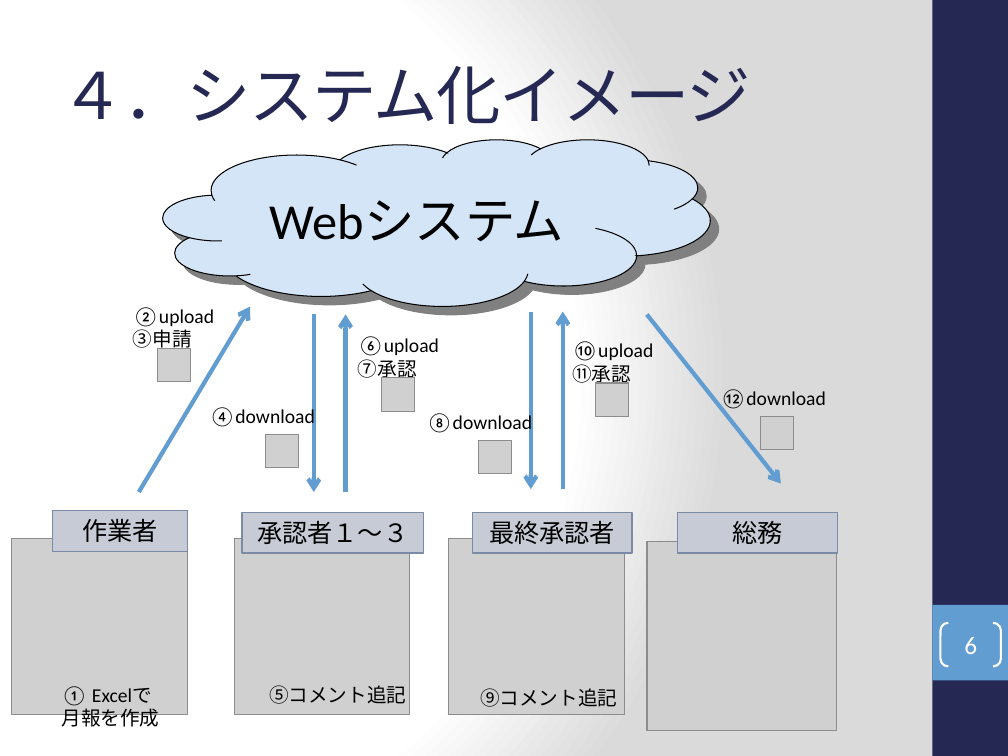
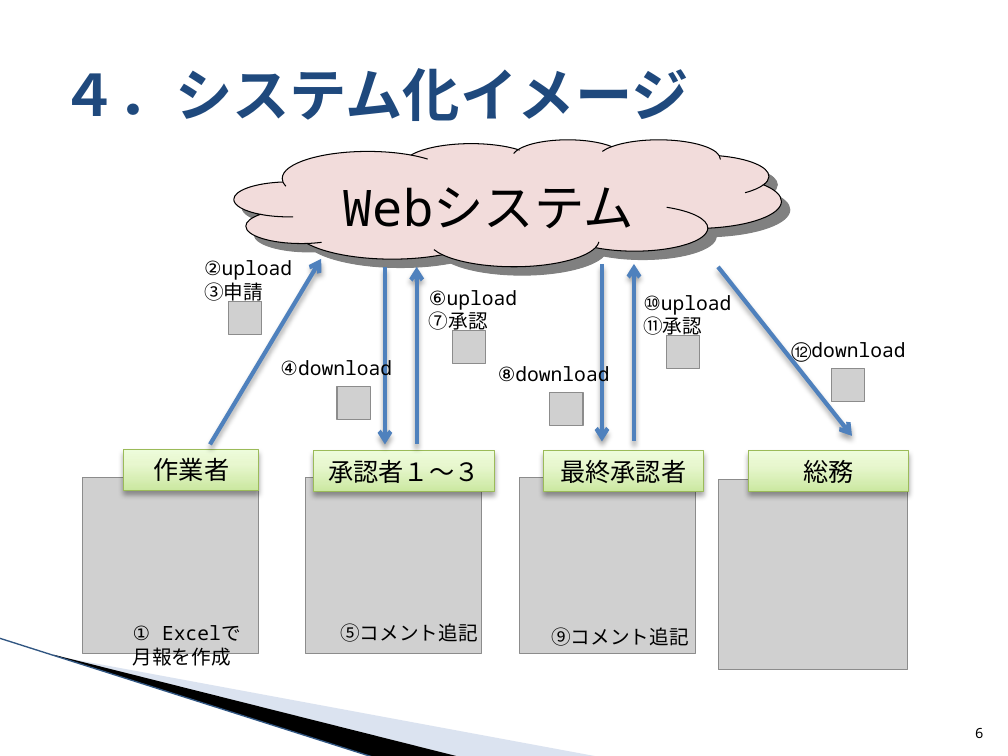
Before and after one commit to around7days/AppFreeMemo, a slide deck: slide 6 of 月報システム化提案.pptx. Drawn at 1008x756 pixels with LibreOffice and Linux fonts; fonts in the diff are those of the drawing; grey boxes stand for pictures; background and template pictures are left out. Boxes give left, top, right and bottom in pixels: in the first picture for what was removed or moved away, otherwise in the second. Text is boxed around its words. In the diff, an @@ line names an element or a change of style, - is before the commit and + after.

```diff
--- a/月報システム化提案.pptx
+++ b/月報システム化提案.pptx
@@ background gradient #FFFFFF to #DADADA to #FFFFFF @@
@@ rectangle removed at bbox=[932, 0, 1008, 756] @@
@@ title "４．システム化イメージ" at bbox=[60, 68, 688, 121]: size 46 to 41 pt, font Cambria to Noto Sans Mono, text colour #242852 to #1F497D, letter spacing -1 to 0 pt, bold on @@
@@ freeform shape "Webシステム": place and size @@
-freeform shape "Webシステム" at bbox=[162, 140, 710, 306]
+freeform shape "Webシステム" at bbox=[234, 140, 781, 267]
@@ freeform shape "Webシステム" at bbox=[234, 140, 781, 267]: font Calibri to Noto Sans Mono; vertical alignment middle to bottom; fill #D4E5F7 to #F2DCDB @@
@@ arrow (210, 445) - (322, 259): stroke #629DD1 3 pt to #4F81BD 3 pt @@
@@ arrow (385, 267) - (385, 445): stroke #629DD1 3 pt to #4F81BD 3 pt @@
@@ arrow (416, 267) - (416, 445): stroke #629DD1 3 pt to #4F81BD 3 pt @@
@@ arrow (602, 264) - (602, 442): stroke #629DD1 3 pt to #4F81BD 3 pt @@
@@ arrow (634, 264) - (634, 442): stroke #629DD1 3 pt to #4F81BD 3 pt @@
@@ 6 arrows, 4 pictures, 4 texts: place and size @@
-6 arrows, 4 pictures, 4 texts at bbox=[133, 306, 826, 492]
+6 arrows, 4 pictures, 4 texts at bbox=[204, 259, 905, 445]
@@ arrow (718, 267) - (852, 435): stroke #629DD1 3 pt to #4F81BD 3 pt @@
@@ 2 pictures, 2 texts: place and size @@
-2 pictures, 2 texts at bbox=[157, 336, 653, 474]
+2 pictures, 2 texts at bbox=[229, 290, 731, 425]
@@ font Calibri to Noto Sans Mono; fill #C6CCD5 to gradient #CCE8A2 to #E7F8CF to #EFFDDB; outline #7B8CA6 1 pt to #9BBB59 0.75 pt; shadow on in 4 elements at bbox=[543, 451, 703, 491], bbox=[124, 450, 259, 490], bbox=[313, 451, 495, 491], bbox=[749, 451, 908, 491] @@
@@ 4 pictures, 4 rectangles, 3 texts: place and size @@
-4 pictures, 4 rectangles, 3 texts at bbox=[12, 511, 837, 731]
+4 pictures, 4 rectangles, 3 texts at bbox=[83, 450, 908, 670]
@@ font Calibri to Noto Sans Mono in 9 elements at bbox=[280, 360, 392, 381], bbox=[791, 342, 905, 364], bbox=[498, 365, 610, 386], bbox=[204, 260, 292, 304], bbox=[643, 295, 731, 339], bbox=[429, 290, 517, 334], bbox=[133, 625, 241, 670], bbox=[340, 623, 477, 642], bbox=[551, 627, 688, 646] @@
@@ rectangle removed at bbox=[932, 605, 1008, 680] @@
@@ line added from (0, 638) to (374, 756), #9EB3D6 0.95 pt @@
@@ freeform shape added at bbox=[53, 654, 461, 756], fill #000000 @@
@@ freeform shape added at bbox=[55, 655, 600, 756], fill #A7B9DB at 40% opacity @@
@@ page number: place and size @@
-page number at bbox=[940, 623, 1001, 666]
+page number at bbox=[975, 728, 983, 738]
@@ page number at bbox=[975, 728, 983, 738]: size 18 to 10 pt, font Calibri to Noto Sans Mono, text colour #FFFFFF to #000000; alignment centre to right; vertical alignment middle to bottom; outline #FFFFFF 1.5 pt to none @@
```
Also in this commit, not shown: 12 other slides changed, 2 other files.
